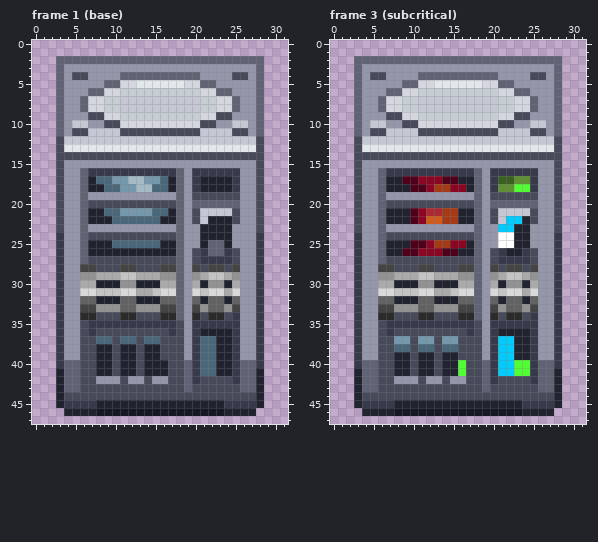
Pixel-art file, stored at assets/originals/art/machines/reflection_chamber.aseprite. This is how it looked before the edit.
32x48 pixels, 60 frames. Shown: frame 1 (base), frame 3 (subcritical). The commit also changed other frames, which this record leaves out.
New version:
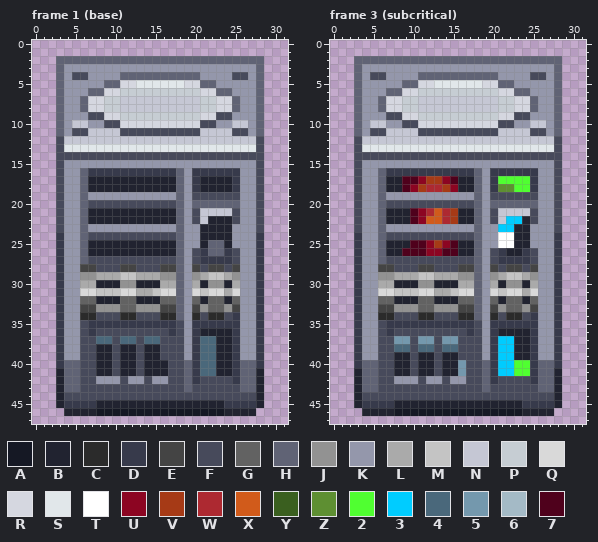
Palette (. is transparent): A #151824  B #212330  C #2b2b2b  D #373a4b  E #444444  F #474a5b  G #626262  H #606375  J #929292  K #9497ab  L #aaaaaa  M #c4c4c4  N #c5c7d4  P #c6cdd3  Q #d9d9d9  R #d5d7e0  S #e1e7ea  T #ffffff  U #8c0522  V #a63a16  W #ad2931  X #d15b1b  Y #3a5f1f  Z #5e8f32  2 #50ff31  3 #00ccff  4 #4a687b  5 #7498ad  6 #a4bac6  7 #4f011c
Changes in this commit:
--- frame 1 (base), layer "base_housing"
@@ x 6..18 @@
 16 HDDDDDDDDDDDH
-17 HB445566554BH
-18 HBB44556644BH
+17 HBBBBBBBBBBBH
+18 HBBBBBBBBBBBH
 19 HKKKKKKKKKKKH
 20 HFFFFFFFFFFFH
-21 HBB44555544BH
-22 HBBB444444BBH
+21 HBBBBBBBBBBBH
+22 HBBBBBBBBBBBH
 23 HKKKKKKKKKKKH
 24 HFFFFFFFFFFFH
-25 HBBB444444BBH
+25 HBBBBBBBBBBBH
 26 HBBBBBBBBBBBH
--- frame 3 (subcritical), layers "slag_trap", "rad_led", "core_window"
@@ x 7..26 @@
 16 DDDDDDDDDDDHKDDDDDDK
-17 BB77UUU77BBHKDYYZZDK
-18 BBB77UVVUUBHKDZZ22DK
+17 BB77UVVU7BBHKD2222DK
+18 BB7UVWWVUBBHKDZZ22DK
 19 KKKKKKKKKKKHKFFFFFFK
 20 FFFFFFFFFFFHKHHHHHHK
-21 BBB7UWWVVBBHKFNNNNFK
-22 BBB7UXXVVBBHKFN33BFK
+21 BBB7UWXWVBBHKFNNNNFK
+22 BBB7UXXWVBBHKFN33BFK
 23 KKKKKKKKKKKHKK33BBKK
 24 FFFFFFFFFFFHKKTTBBKK
-25 BBB77UVVUUBHKKTTBBKK
-26 BB77UUU77BBHKFDBBDFK
+25 BBB77UVU7BBHKKTTBBKK
+26 BB777UU77BBHKFDBBDFK
 27 FFFFFFFFFFFHKFDDDDFK
@@ x 14..18 @@
 39 BBFFF
-40 BB2FF
-41 BB2FF
+40 BB5FF
+41 BB5FF
 42 FKKFF
Changed places in both pictures, as pixel boxes (x1, y1, x2, y2):
changed: (96, 176, 168, 248)
changed: (402, 176, 466, 256)
changed: (498, 176, 530, 184)
changed: (458, 360, 466, 376)
